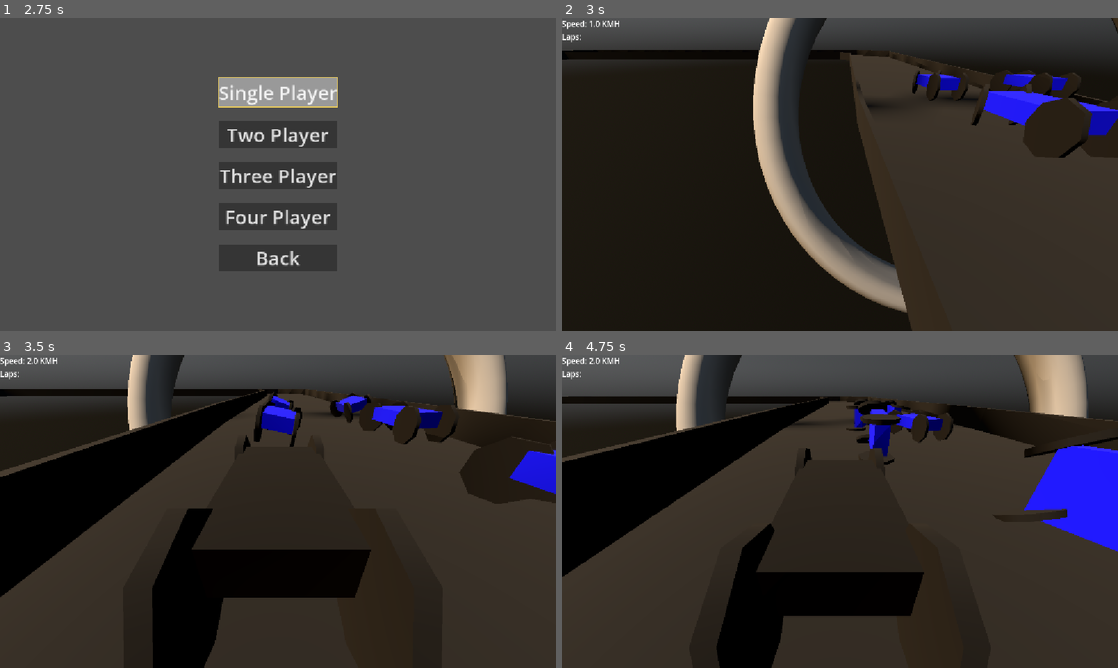
Above: before the commit, frames 1-4 (two rows, left to right).
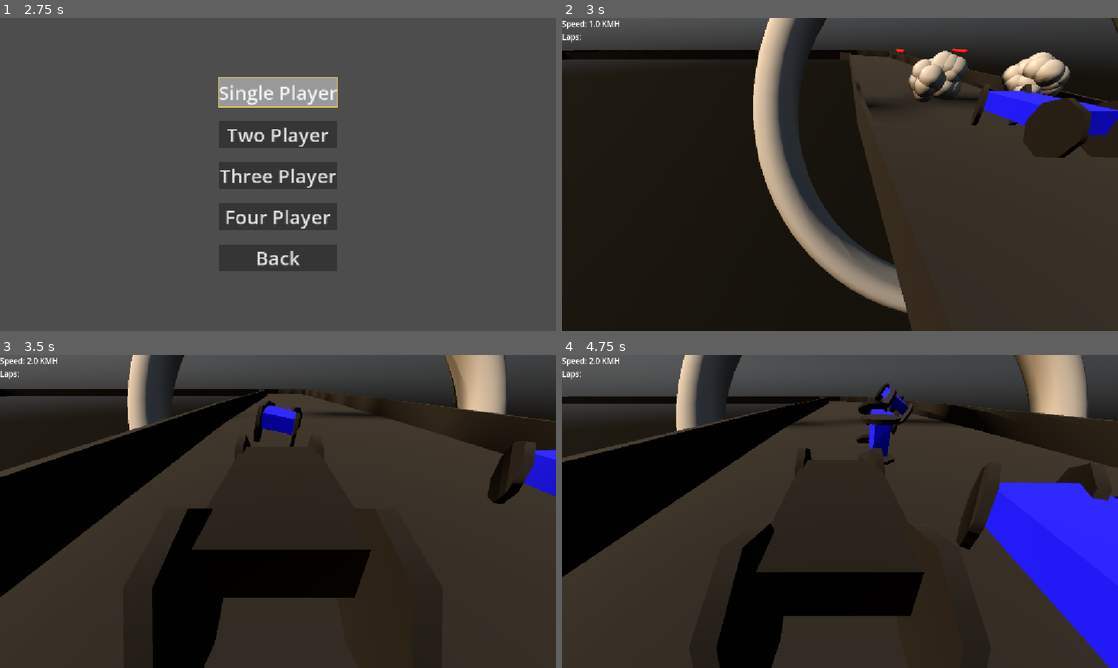
Above: after the commit, the same moments.

Repository: DwoaC/RickNRollRacing
Game: Godot game, scene res://gui/main.tscn
Same seed, same stepped clock (60 frames per second), same inputs: the game is played once before the commit and once after it. Sound files missing from this copy of the repository are replaced by a short silence.
Inputs:
- Up to frame 1 (2.75 s): click "New Game" at 0.5 s; click "New Game" at 1.25 s; click "Quick Race" at 2 s
- Up to frame 2 (3 s): click "Single Player" at 2.75 s
- Up to frame 3 (3.5 s): no input
- Up to frame 4 (4.75 s): no input

Frame 1 is identical in both runs. In frame 2, 2.3% of the frame differs, in the area x 59-93%, y 9-27%; in frame 3, 2.9%; in frame 4, 9.8%, in the area x 51-100%, y 8-100%.

Commit message:
moved whiskers to car

Diff:
--- a/objects/cars/Whiskers.gd
+++ b/objects/cars/Whiskers.gd
@@ -1,7 +1,7 @@
 class_name Whiskers
 extends Node3D
 
-@export var distance = 1
+@export var distance = 10
 @export var dis_scale = 0.05
 
 func _process(_delta):
@@ -10,7 +10,7 @@
 	global_rotation.z = 0
 
 func update_position():
-	var size = 0.5 + distance / 40
+	var size = 5.0 + distance / 40
 	$Left.target_position = distance * dis_scale * Vector3(-1, 0, 5).normalized()
 	$Left.shape.size.x = size
 	$Forward.target_position = distance * dis_scale  * Vector3(0, 0, 5).normalized()
--- a/objects/cars/ai.gd
+++ b/objects/cars/ai.gd
@@ -1,61 +1,60 @@
-class_name AI
 extends Car
 
-func process_controls(delta: float) -> void:
-	if not track:
-		return
-	process_steering(delta)
-	process_engine(delta)
-	process_avoidence(delta)
-	steering = clamp(steering, -steer_angle, steer_angle)
-	$Whiskers.distance = look_ahead_distance + 5
-
-func process_engine(delta):
-	var curve = track.main_path.curve
-	var dir_to_target = get_direction_to_target(curve, look_ahead_distance)
-	var side_dot = global_transform.basis.x.dot(dir_to_target)
-
-	if abs(side_dot) > 0.6:
-		brake = brake_force_value
-		engine_force = 0
-	elif abs(side_dot) > 0.3:
-		brake = 0
-		engine_force = 0
-	else:
-		brake = 0
-		engine_force = engine_force_value
-
-	if current_speed < 10:
-		brake = 0
-		engine_force = engine_force_value
-
-func process_steering(delta):
-	var curve = track.main_path.curve
-	var dir_to_target = get_direction_to_target(curve, look_ahead_distance/3)
-	var side_dot = global_transform.basis.x.dot(dir_to_target)
-
-	steering = clamp(lerp(steering, side_dot * .8, delta * 10), -steer_angle, steer_angle)
-
-func process_avoidence(delta) -> void:
-	var avoidance = 0.0
-
-	if $Whiskers/Forward.is_colliding():
-		var collider: Node3D =  $Whiskers/Forward.get_collider(0)
-		if collider is Car and collider != self:
-			if fire_weapon():
-				return
-			steering -= steer_angle
-
-	if $Whiskers/Left.is_colliding():
-		var collider: Node3D =  $Whiskers/Left.get_collider(0)
-		if collider is Car and collider != self:
-			steering += steer_angle
-
-	if $Whiskers/Right.is_colliding():
-		var collider: Node3D =  $Whiskers/Right.get_collider(0)
-
-		if collider is Car and collider != self:
-			steering -= steer_angle
+#func process_controls(delta: float) -> void:
+	#if not track:
+		#return
+	#process_steering(delta)
+	#process_engine(delta)
+	#process_avoidence(delta)
+	#steering = clamp(steering, -steer_angle, steer_angle)
+	#$Whiskers.distance = look_ahead_distance + 5
+	#
+#func process_engine(delta):
+	#var curve = track.main_path.curve
+	#var dir_to_target = get_direction_to_target(curve, look_ahead_distance)
+	#var side_dot = global_transform.basis.x.dot(dir_to_target)
+	#
+	#if abs(side_dot) > 0.6:
+		#brake = brake_force_value
+		#engine_force = 0
+	#elif abs(side_dot) > 0.3:
+		#brake = 0
+		#engine_force = 0
+	#else:
+		#brake = 0
+		#engine_force = engine_force_value
+		#
+	#if current_speed < 10:
+		#brake = 0
+		#engine_force = engine_force_value
+#
+#func process_steering(delta):
+	#var curve = track.main_path.curve
+	#var dir_to_target = get_direction_to_target(curve, look_ahead_distance/3)
+	#var side_dot = global_transform.basis.x.dot(dir_to_target)
+	#
+	#steering = clamp(lerp(steering, side_dot * .8, delta * 10), -steer_angle, steer_angle)
+#
+#func process_avoidence(delta) -> void:
+	#var avoidance = 0.0
+	#
+	#if $Whiskers/Forward.is_colliding():
+		#var collider: Node3D =  $Whiskers/Forward.get_collider(0)
+		#if collider is Car and collider != self:
+			#if fire_weapon():
+				#return
+			#steering -= steer_angle
+			#
+	#if $Whiskers/Left.is_colliding():
+		#var collider: Node3D =  $Whiskers/Left.get_collider(0)
+		#if collider is Car and collider != self:
+			#steering += steer_angle
+		#
+	#if $Whiskers/Right.is_colliding():
+		#var collider: Node3D =  $Whiskers/Right.get_collider(0)
+		#
+		#if collider is Car and collider != self:
+			#steering -= steer_angle
 
 func process_flipped(delta: float) -> void:
 	# Get current speed (meters per second)
--- a/objects/cars/ai.tscn
+++ b/objects/cars/ai.tscn
@@ -26,26 +26,6 @@
 
 [node name="Car" instance=ExtResource("1_vtq5a")]
 script = ExtResource("2_vkg7a")
-engine_force_value = null
-brake_force_value = null
-steer_angle = null
-respawn_delay = null
-max_speed = null
-min_look_ahead = null
-stuck_speed_threshold = null
-speed_multiplier = null
-bullet_scene = null
-explosion_scene = null
-min_pitch = null
-max_pitch = null
-max_speed_for_audio = null
-crash_threshold = null
-squeal_threshold = null
-squeal_max_vol = null
-brake_squeal_threshold = null
-brake_sensitivity = null
-flip_threshold = null
-max_upright_angle = null
 
 [node name="MeshInstance3D" parent="." index="1"]
 mesh = SubResource("BoxMesh_x35v6")
--- a/objects/cars/car.gd
+++ b/objects/cars/car.gd
@@ -92,9 +92,10 @@
 
 @onready var initial_y = $WheelFrontLeft.position.y
 @onready var whisker_forward = %Forward
-@onready var whisker_left = %Left
+var whisker_left:
+	get:
+		return %Left
 @onready var whisker_right = %Right
-
 
 var current_speed: float:
 	get:
@@ -308,10 +309,13 @@
 	print("Lap: ", current_lap)
 
 func fire_weapon() -> bool:
+	print('firing')
 	if not bullet_scene:
+		print('no bullet')
 		return false
 
 	if not fire_timer.is_stopped():
+		print('timer still running')
 		return false
 
 	var bullet: Node3D = bullet_scene.instantiate()
--- a/objects/cars/car.tscn
+++ b/objects/cars/car.tscn
@@ -6,6 +6,7 @@
 [ext_resource type="AudioStream" uid="uid://df0eapmcrtmot" path="res://assets/sound/engines/loop_5.wav" id="4_wqf37"]
 [ext_resource type="AudioStream" uid="uid://caggpdhpgls4x" path="res://assets/sound/impact/UI_Noisy_Impact_09.wav" id="5_v64pd"]
 [ext_resource type="AudioStream" uid="uid://ba525dj0q68x4" path="res://assets/sound/tires/tires_squal_loop.wav" id="6_8nqro"]
+[ext_resource type="Script" uid="uid://hef8q0m5jlre" path="res://objects/cars/Whiskers.gd" id="7_ybi78"]
 
 [sub_resource type="PhysicsMaterial" id="PhysicsMaterial_dev5v"]
 friction = 0.26
@@ -22,6 +23,17 @@
 height = 0.1
 radial_segments = 8
 rings = 2
+
+[sub_resource type="BoxShape3D" id="BoxShape3D_luml6"]
+size = Vector3(0.5, 0.1, 10)
+
+[sub_resource type="SphereMesh" id="SphereMesh_huabq"]
+
+[sub_resource type="BoxShape3D" id="BoxShape3D_eoy87"]
+size = Vector3(0.5, 0.1, 10)
+
+[sub_resource type="BoxShape3D" id="BoxShape3D_hae7u"]
+size = Vector3(0.5, 0.1, 10)
 
 [node name="Car" type="VehicleBody3D"]
 collision_layer = 2
@@ -116,7 +128,7 @@
 transform = Transform3D(1, 0, 0, 0, 1, 0, 0, 0, 1, 0, 0, 0.0154731)
 
 [node name="FireTimeout" type="Timer" parent="."]
-wait_time = 0.5
+wait_time = 3.0
 one_shot = true
 
 [node name="EngineIdle" type="AudioStreamPlayer3D" parent="."]
@@ -136,3 +148,37 @@
 [node name="TireSquealSound" type="AudioStreamPlayer3D" parent="."]
 unique_name_in_owner = true
 stream = ExtResource("6_8nqro")
+
+[node name="Whiskers" type="Node3D" parent="."]
+script = ExtResource("7_ybi78")
+dis_scale = 1.0
+
+[node name="Left" type="ShapeCast3D" parent="Whiskers"]
+unique_name_in_owner = true
+shape = SubResource("BoxShape3D_luml6")
+target_position = Vector3(0.5, 0, 1.25)
+collision_mask = 2
+
+[node name="MeshInstance3D" type="MeshInstance3D" parent="Whiskers/Left"]
+transform = Transform3D(0.2, 0, 0, 0, 0.2, 0, 0, 0, 0.2, 0, 0, 0)
+mesh = SubResource("SphereMesh_huabq")
+
+[node name="Forward" type="ShapeCast3D" parent="Whiskers"]
+unique_name_in_owner = true
+shape = SubResource("BoxShape3D_eoy87")
+target_position = Vector3(0, 0, 1.25)
+collision_mask = 2
+
+[node name="MeshInstance3D" type="MeshInstance3D" parent="Whiskers/Forward"]
+transform = Transform3D(0.2, 0, 0, 0, 0.2, 0, 0, 0, 0.2, 0, 0, 0)
+mesh = SubResource("SphereMesh_huabq")
+
+[node name="Right" type="ShapeCast3D" parent="Whiskers"]
+unique_name_in_owner = true
+shape = SubResource("BoxShape3D_hae7u")
+target_position = Vector3(-0.5, 0, 1.25)
+collision_mask = 2
+
+[node name="MeshInstance3D" type="MeshInstance3D" parent="Whiskers/Right"]
+transform = Transform3D(0.2, 0, 0, 0, 0.2, 0, 0, 0, 0.2, 0, 0, 0)
+mesh = SubResource("SphereMesh_huabq")
--- a/objects/cars/controlers/controller_ai.gd
+++ b/objects/cars/controlers/controller_ai.gd
@@ -44,13 +44,23 @@
 
 func process_whiskers(delta) -> void:
 	if not car:
+		print('not car')
 		return
-	if not car.whisker_left or not car.whisker_forward or not car.whisker_forward:
+
+	if not car.whisker_left:
+		print('not left ' + str(car.whisker_left))
+		return
+	if not car.whisker_forward:
+		print('not right')
+		return
+	if not car.whisker_forward:
+		print('not forward')
 		return
 	var avoidance = 0.0
 
 	if car.whisker_forward.is_colliding():
-		var collider: Node3D =  $Whiskers/Forward.get_collider(0)
+		print("forward")
+		var collider: Node3D =  car.whisker_forward.get_collider(0)
 		if collider is Car and collider != self:
 			print('fire')
 			fire_weapon.emit()
@@ -58,12 +68,16 @@
 			steering -= car.stats.steer_angle
 
 	if car.whisker_left.is_colliding():
+		print("left")
+
 		var collider: Node3D =  car.whisker_left.get_collider(0)
 		if collider is Car and collider != self:
 			steering += car.stats.steer_angle
 
 	if car.whisker_right.is_colliding():
-		var collider: Node3D =  car.whisker_risk.get_collider(0)
+		print("right")
+
+		var collider: Node3D =  car.whisker_right.get_collider(0)
 
 		if collider is Car and collider != self:
 			steering -= car.stats.steer_angle
Not shown: 1 places in objects/cars/car.tscn that only renumber resources
